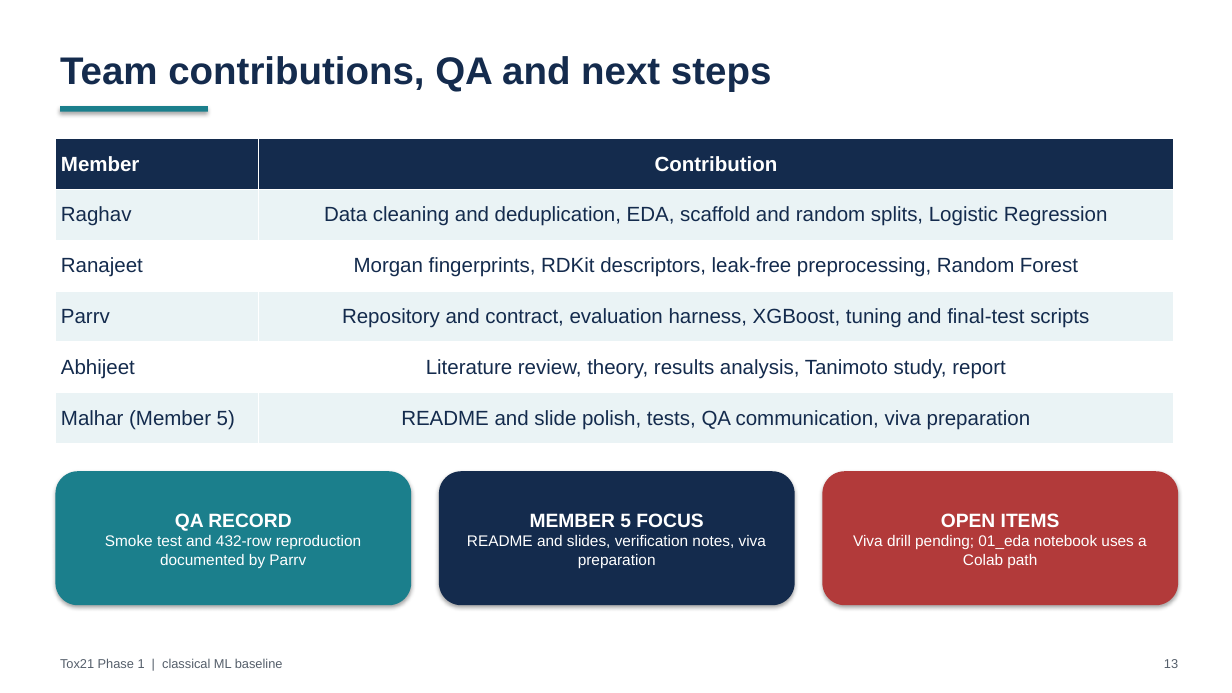
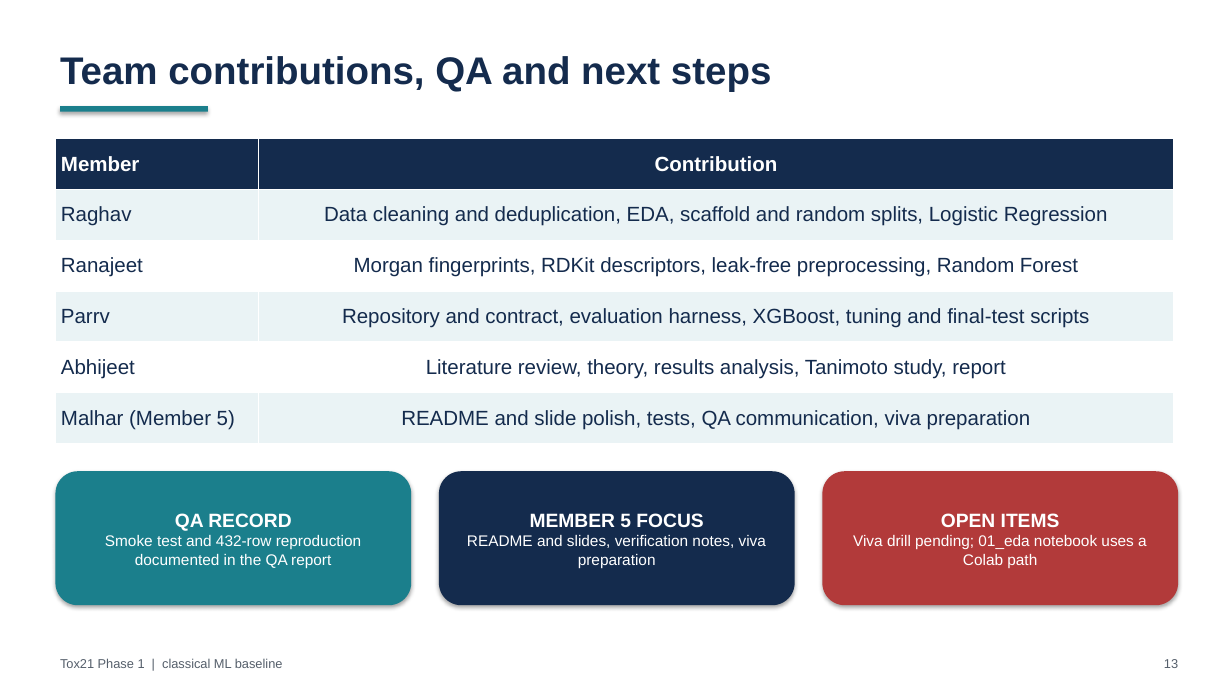
Before and after one commit to GabbyMymus/Molecular-Toxicity-Prediction, a slide deck: slide 13 of tox21-phase1/slides/tox21_phase1.pptx. Drawn at 1232x693 pixels with LibreOffice and Linux fonts; fonts in the diff are those of the drawing. Boxes give left, top, right and bottom in pixels: in the first picture for what was removed or moved away, otherwise in the second. Text is boxed around its words. In the diff, an @@ line names an element or a change of style, - is before the commit and + after.

```diff
--- a/tox21-phase1/slides/tox21_phase1.pptx
+++ b/tox21-phase1/slides/tox21_phase1.pptx
@@ text in rounded rectangle at (x1=105, y1=535, x2=361, y2=568): text changed @@
-Smoke test and 432-row reproduction documented by Parrv
+Smoke test and 432-row reproduction documented in the QA report
```
Also in this commit, not shown: 3 other files.
